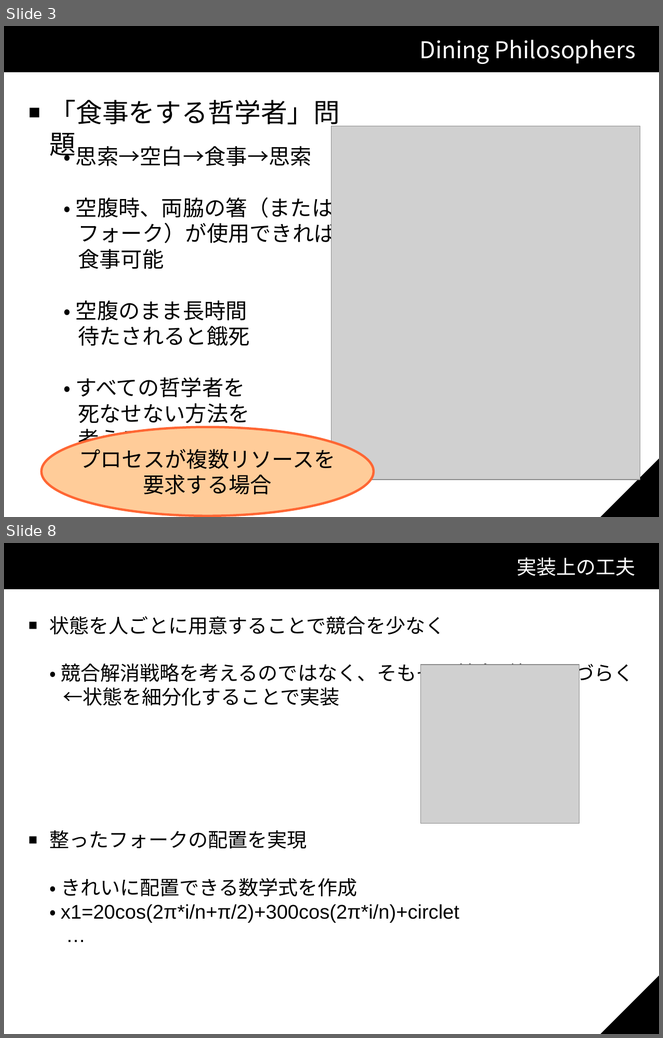
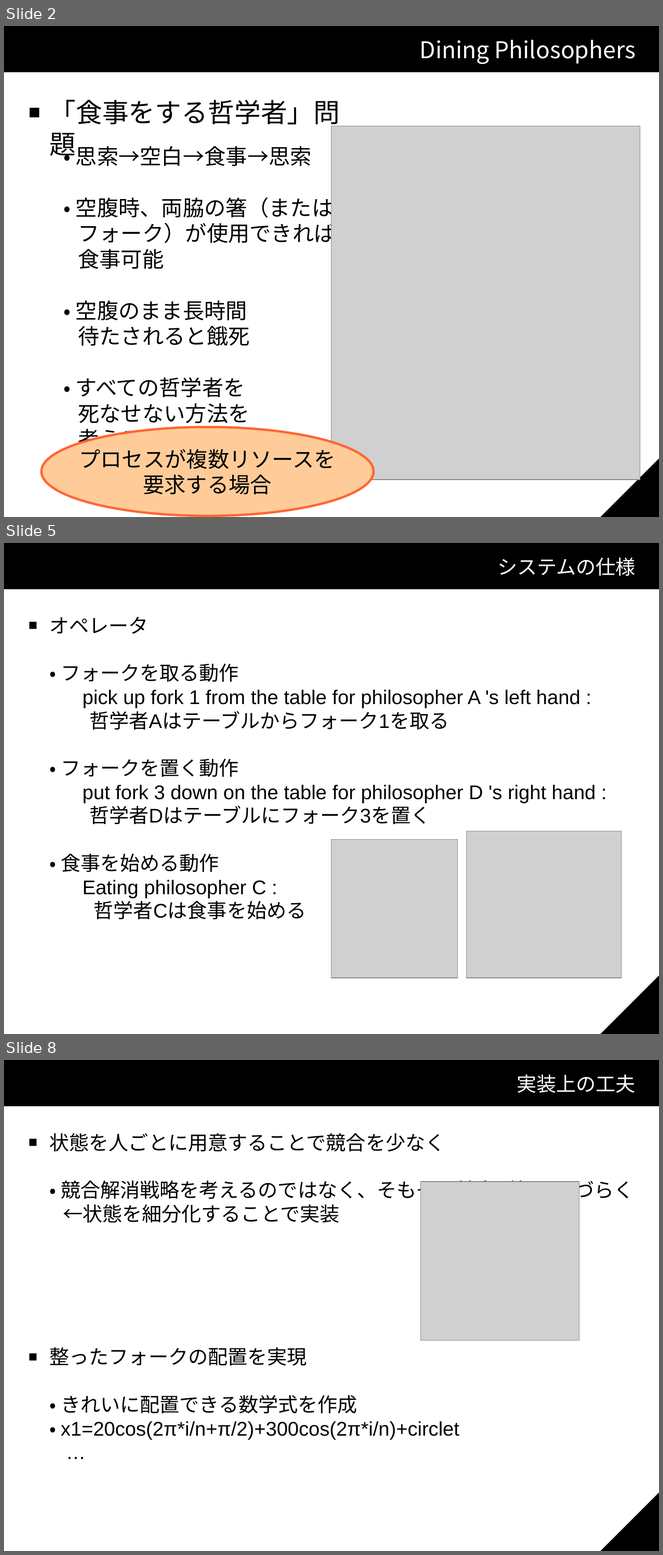
Before and after one commit to KP-3/Shota, a slide deck: スライド.odp. Shown one above the other, each under a label of ours: slides 3 and 8 before the commit, slides 2, 5 and 8 after it; the slides between them are not shown. The pictures are 663x1038 and 663x1555 pixels, drawn with LibreOffice and Linux fonts; fonts in the diff are those of the drawing; grey boxes stand for pictures; background and template pictures are left out. Boxes give left, top, right and bottom in pixels: in the first picture for what was removed or moved away, otherwise in the second. Text is boxed around its words. In the diff, an @@ line names an element or a change of style, - is before the commit and + after.

```diff
--- a/スライド.odp
+++ b/スライド.odp
@@ slide 5 added at bbox=[4, 543, 659, 1034], background #FFFFFF; not listed: 3 template elements that a slide beside it also shows @@
@@ title added at bbox=[497, 558, 636, 576], 24 pt, text #FFFFFF @@
+システムの仕様
@@ text added at bbox=[50, 617, 596, 920], 24 pt, text #000000 @@
+■ オペレータ
+・ フォークを取る動作
+pick up fork 1 from the table for philosopher A 's left hand :
+哲学者Aはテーブルからフォーク1を取る
+・ フォークを置く動作
+put fork 3 down on the table for philosopher D 's right hand :
+哲学者Dはテーブルにフォーク3を置く
+・ 食事を始める動作
+Eating philosopher C :
+哲学者Cは食事を始める
@@ picture added at bbox=[467, 832, 622, 978] @@
@@ picture added at bbox=[332, 840, 458, 978] @@
@@ what was slide 3 is now slide 2 @@
```
Also in this commit, not shown: 2 slides changed, 3 other slides added, 3 slides removed.
